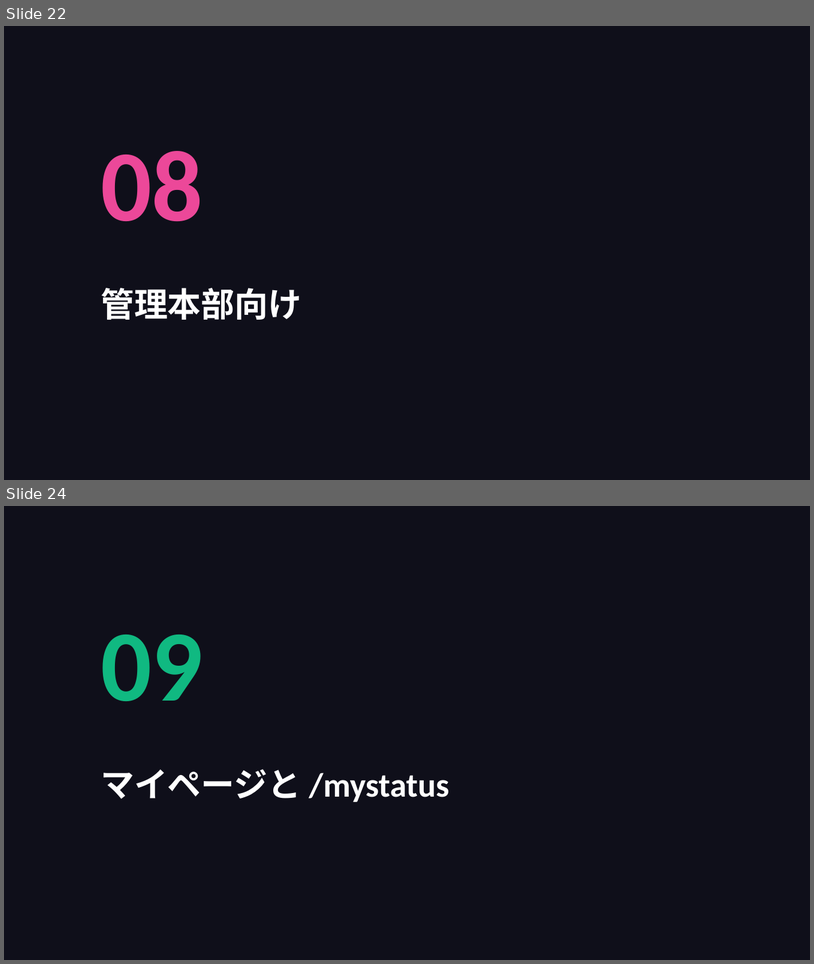
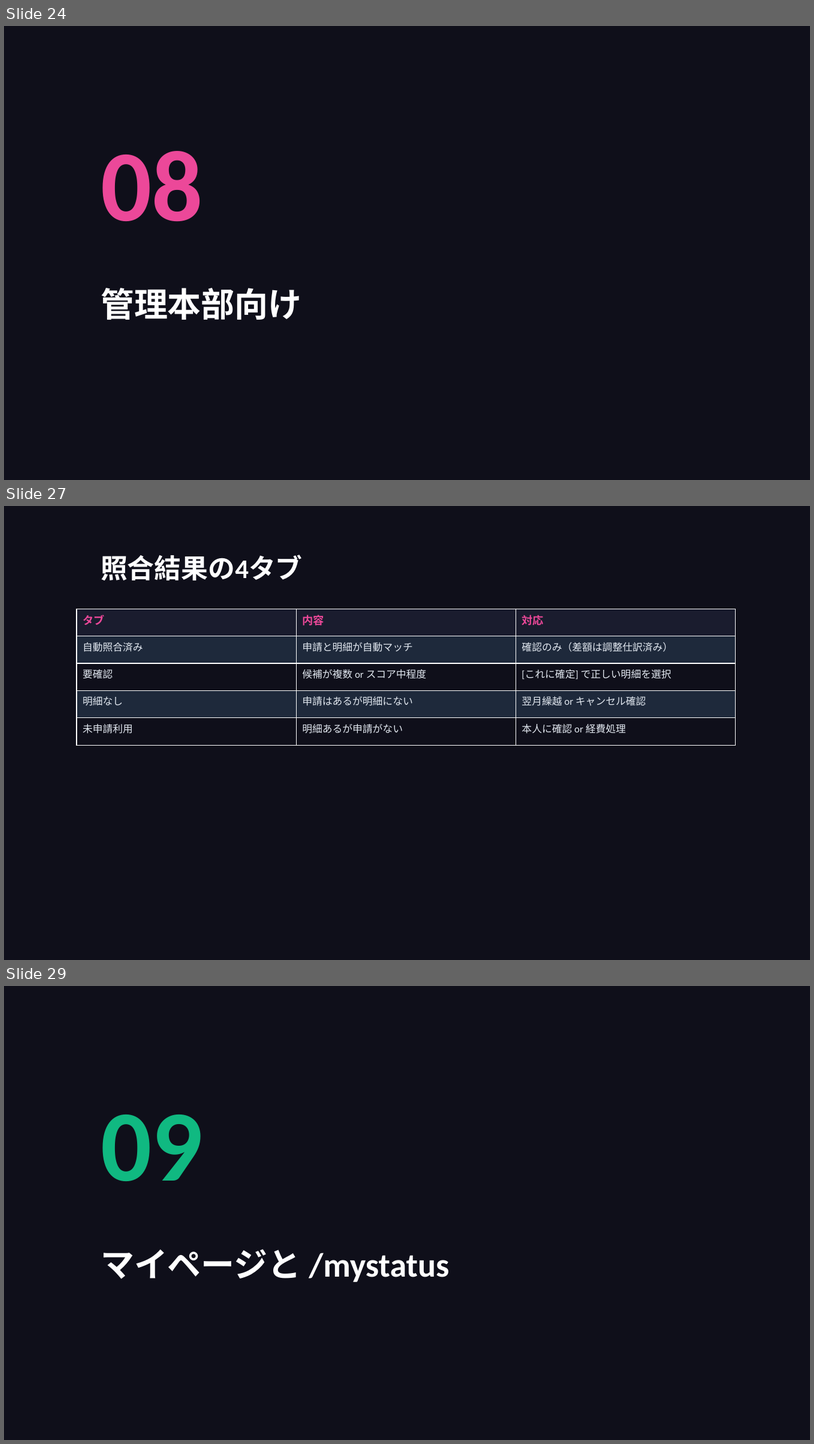
Before and after one commit to takeshiizawa123/next-procurement-poc, a slide deck: docs/user-manual.pptx. Shown one above the other, each under a label of ours: slides 22 and 24 before the commit, slides 24, 27 and 29 after it; the slides between them are not shown. The pictures are 814x964 and 814x1444 pixels, drawn with LibreOffice and Linux fonts; fonts in the diff are those of the drawing. Boxes give left, top, right and bottom in pixels: in the first picture for what was removed or moved away, otherwise in the second. Text is boxed around its words. In the diff, an @@ line names an element or a change of style, - is before the commit and + after.

```diff
--- a/docs/user-manual.pptx
+++ b/docs/user-manual.pptx
@@ slide 27 added at [4, 506, 810, 960], background #0F0F1A @@
@@ text added at [101, 555, 303, 580], 32 pt, text #FFFFFF, bold @@
+照合結果の4タブ
@@ table added at [77, 609, 735, 745], 5 rows, 3 columns @@
+タブ | 内容 | 対応
+自動照合済み | 申請と明細が自動マッチ | 確認のみ（差額は調整仕訳済み）
+要確認 | 候補が複数 or スコア中程度 | [これに確定] で正しい明細を選択
+明細なし | 申請はあるが明細にない | 翌月繰越 or キャンセル確認
+未申請利用 | 明細あるが申請がない | 本人に確認 or 経費処理
@@ what was slide 22 is now slide 24 @@
@@ what was slide 24 is now slide 29 @@
```
Also in this commit, not shown: 4 slides changed, 4 other slides added, 3 other files.
